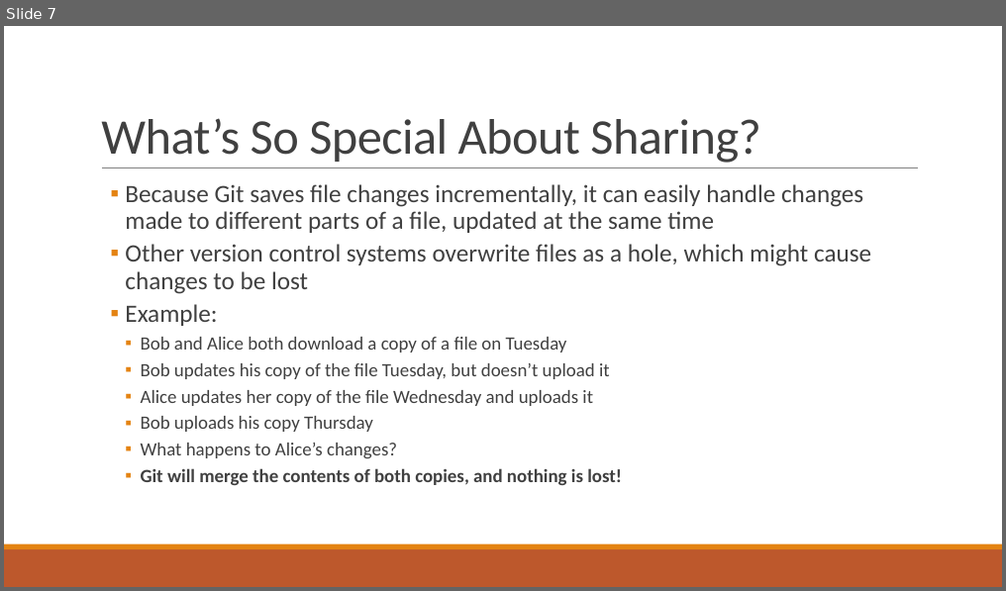
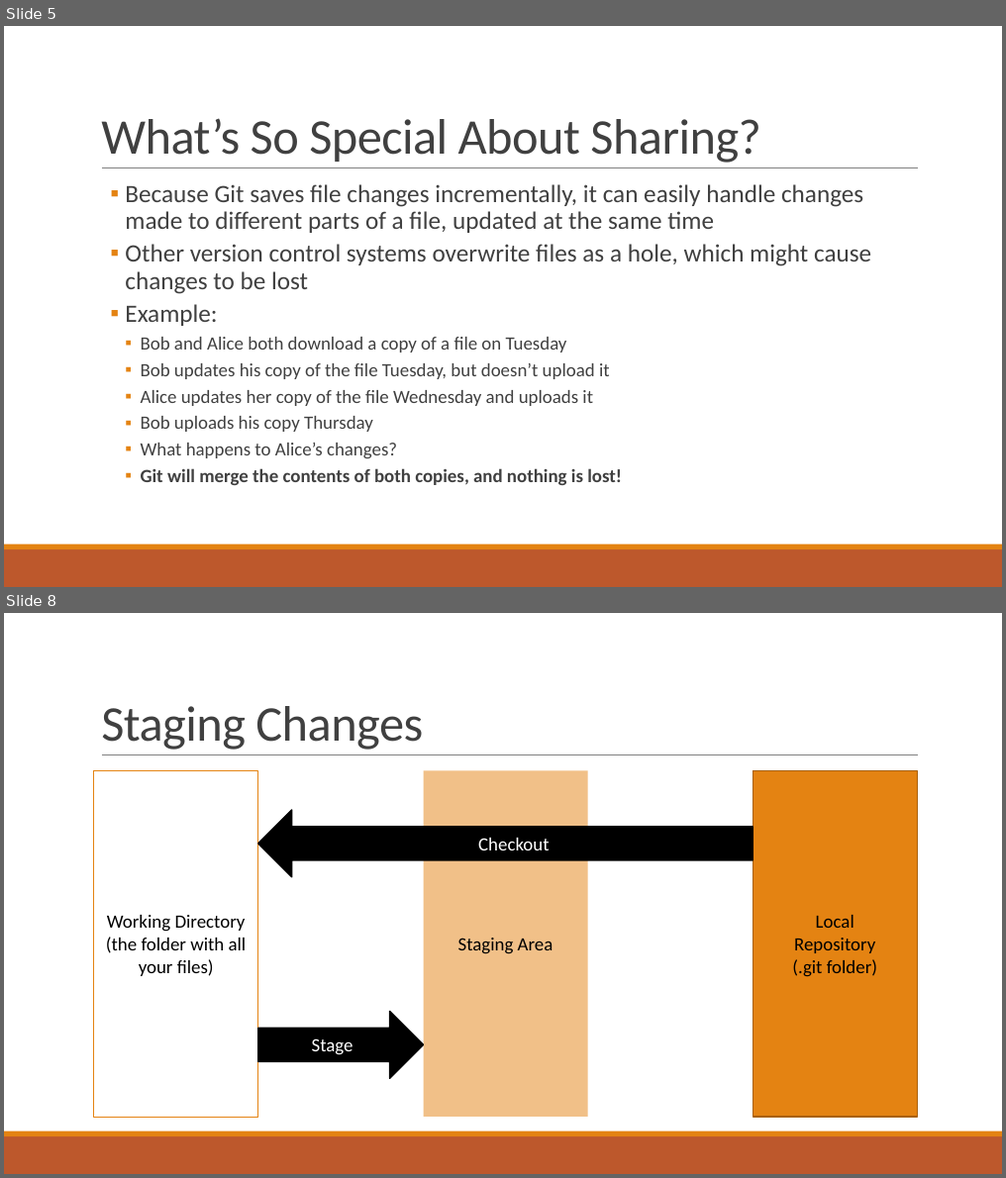
Before and after one commit to qccoders/presentations, a slide deck: QC Coders - Git Good!.pptx. Shown one above the other, each under a label of ours: slide 7 before the commit, slides 5 and 8 after it; the slides between them are not shown. The pictures are 1006x591 and 1006x1178 pixels, drawn with LibreOffice and Linux fonts; fonts in the diff are those of the drawing. Boxes give left, top, right and bottom in pixels: in the first picture for what was removed or moved away, otherwise in the second. Text is boxed around its words. In the diff, an @@ line names an element or a change of style, - is before the commit and + after.

```diff
--- a/QC Coders - Git Good!.pptx
+++ b/QC Coders - Git Good!.pptx
@@ slide 8 added at <box>4,613,1002,1174</box>, background #FFFFFF; not listed: 3 template elements that a slide beside it also shows @@
@@ title added at <box>101,706,423,750</box>, 48 pt, text #404040 @@
+Staging Changes
@@ rectangle added at <box>94,771,258,1117</box>, outline #E48312 0.75 pt, 18 pt, text #000000 @@
+Working Directory
+(the folder with all your files)
@@ rectangle added at <box>423,771,588,1117</box>, fill #E48312 at 50% opacity, 18 pt, text #000000 @@
+Staging Area
@@ rectangle added at <box>752,771,918,1117</box>, fill #E48312, outline #A9610D 1.25 pt, 18 pt, text #000000 @@
+Local
+Repository
+(.git folder)
@@ left arrow added at <box>258,810,753,877</box>, fill #000000, outline #000000 1.25 pt, 18 pt, text #FFFFFF @@
+Checkout
@@ right arrow added at <box>258,1011,424,1078</box>, fill #000000, outline #000000 1.25 pt, 18 pt, text #FFFFFF @@
+Stage
@@ what was slide 7 is now slide 5 @@
```
Also in this commit, not shown: 15 other slides added, 3 slides removed.
